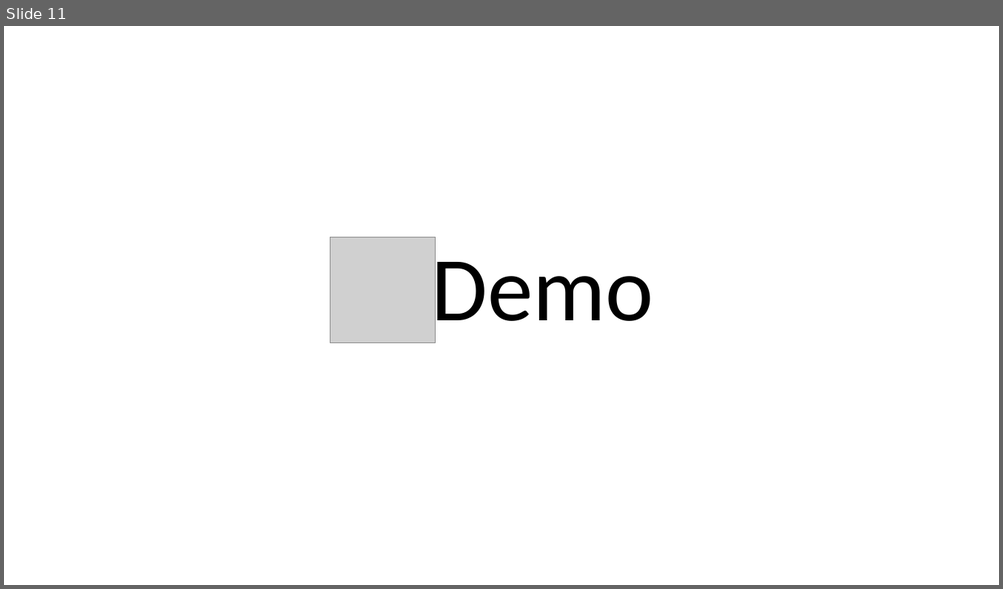
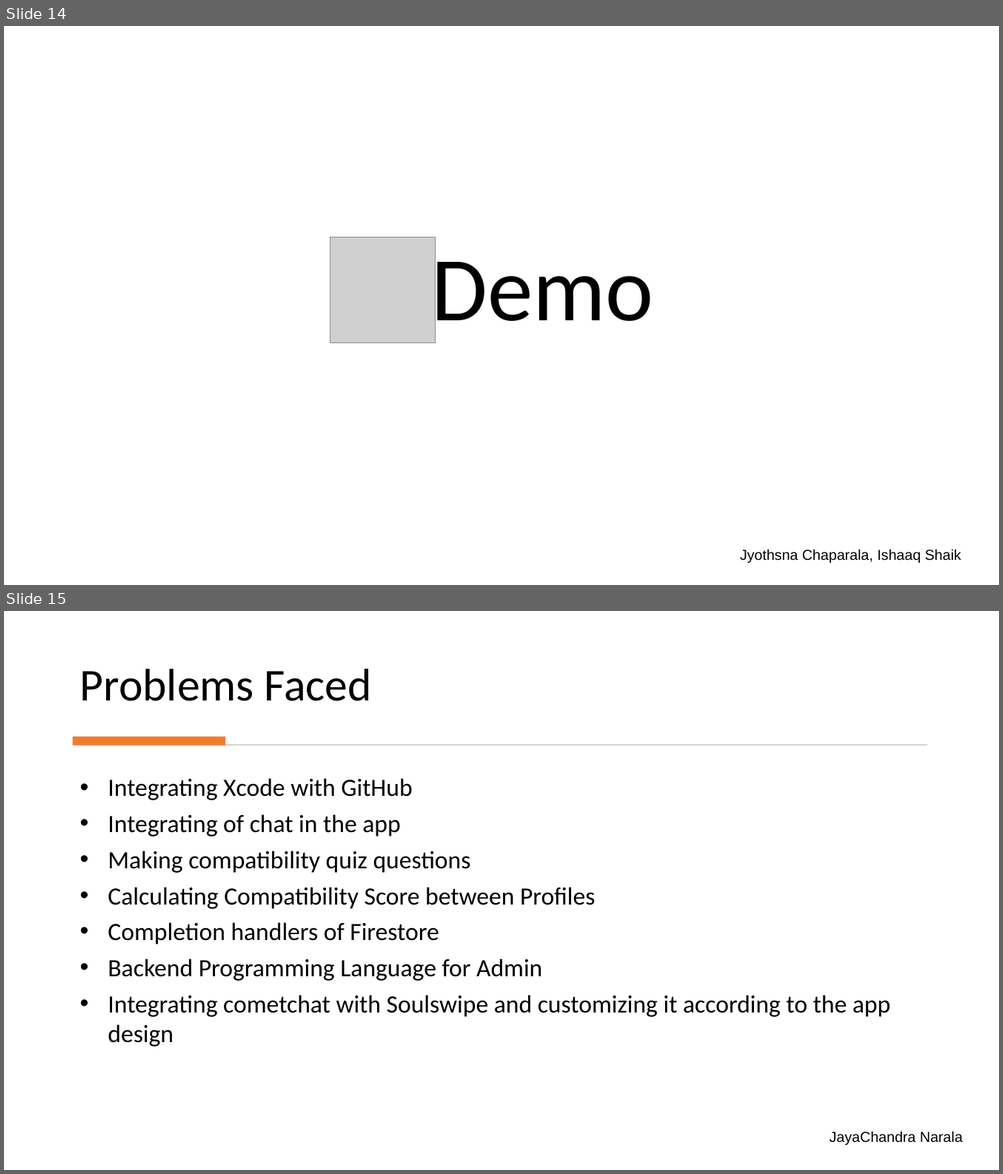
Before and after one commit to JyothsnaCh0831/SoulSwipe, a slide deck: SoulSwipe.pptx. Shown one above the other, each under a label of ours: slide 11 before the commit, slides 14 and 15 after it. The pictures are 1003x589 and 1003x1174 pixels, drawn with LibreOffice and Linux fonts; fonts in the diff are those of the drawing; grey boxes stand for pictures. Boxes give left, top, right and bottom in pixels: in the first picture for what was removed or moved away, otherwise in the second. Text is boxed around its words. In the diff, an @@ line names an element or a change of style, - is before the commit and + after.

```diff
--- a/SoulSwipe.pptx
+++ b/SoulSwipe.pptx
@@ slide 15 added at bbox=[4, 611, 999, 1170], background #FFFFFF @@
@@ title added at bbox=[80, 669, 372, 701], 44 pt, text #000000 @@
+Problems Faced
@@ rectangle added at bbox=[73, 736, 225, 745], fill #ED7D31 @@
@@ rectangle added at bbox=[75, 744, 928, 746], fill #D5D5D5 @@
@@ text added at bbox=[108, 778, 890, 1047], 24 pt, text #000000 @@
+• Integrating Xcode with GitHub
+• Integrating of chat in the app
+• Making compatibility quiz questions
+• Calculating Compatibility Score between Profiles
+• Completion handlers of Firestore
+• Backend Programming Language for Admin
+• Integrating cometchat with Soulswipe and customizing it according to the app design
@@ text added at bbox=[829, 1131, 962, 1145], 14 pt, text #000000 @@
+JayaChandra Narala
@@ what was slide 11 is now slide 14 @@
@@ slide 14 changed as well @@
@@ text added at bbox=[740, 549, 961, 563], 14 pt, text #000000 @@
+Jyothsna Chaparala, Ishaaq Shaik
```
Also in this commit, not shown: 9 other slides changed, 7 other slides added, 5 slides removed.
